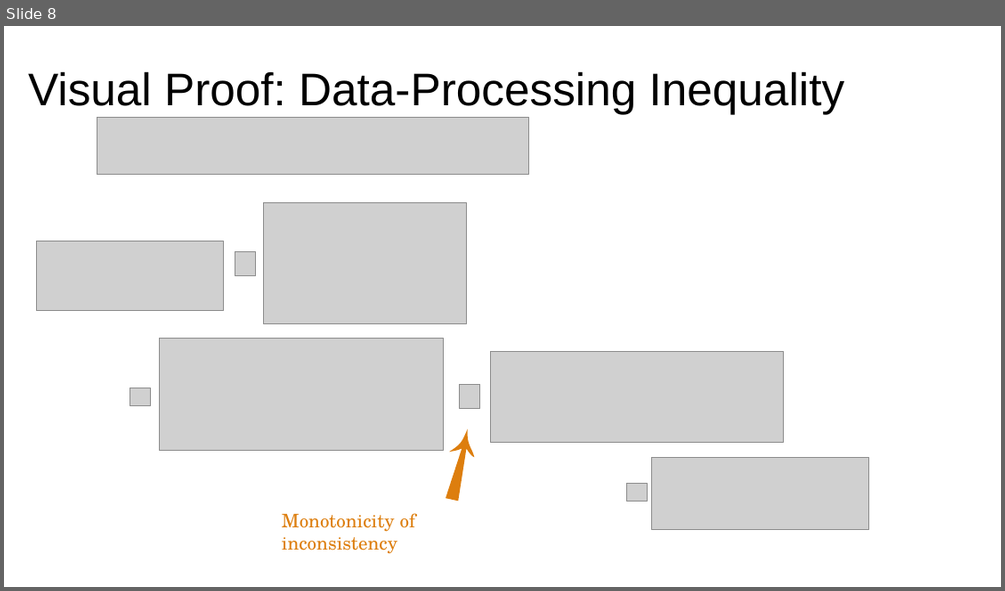
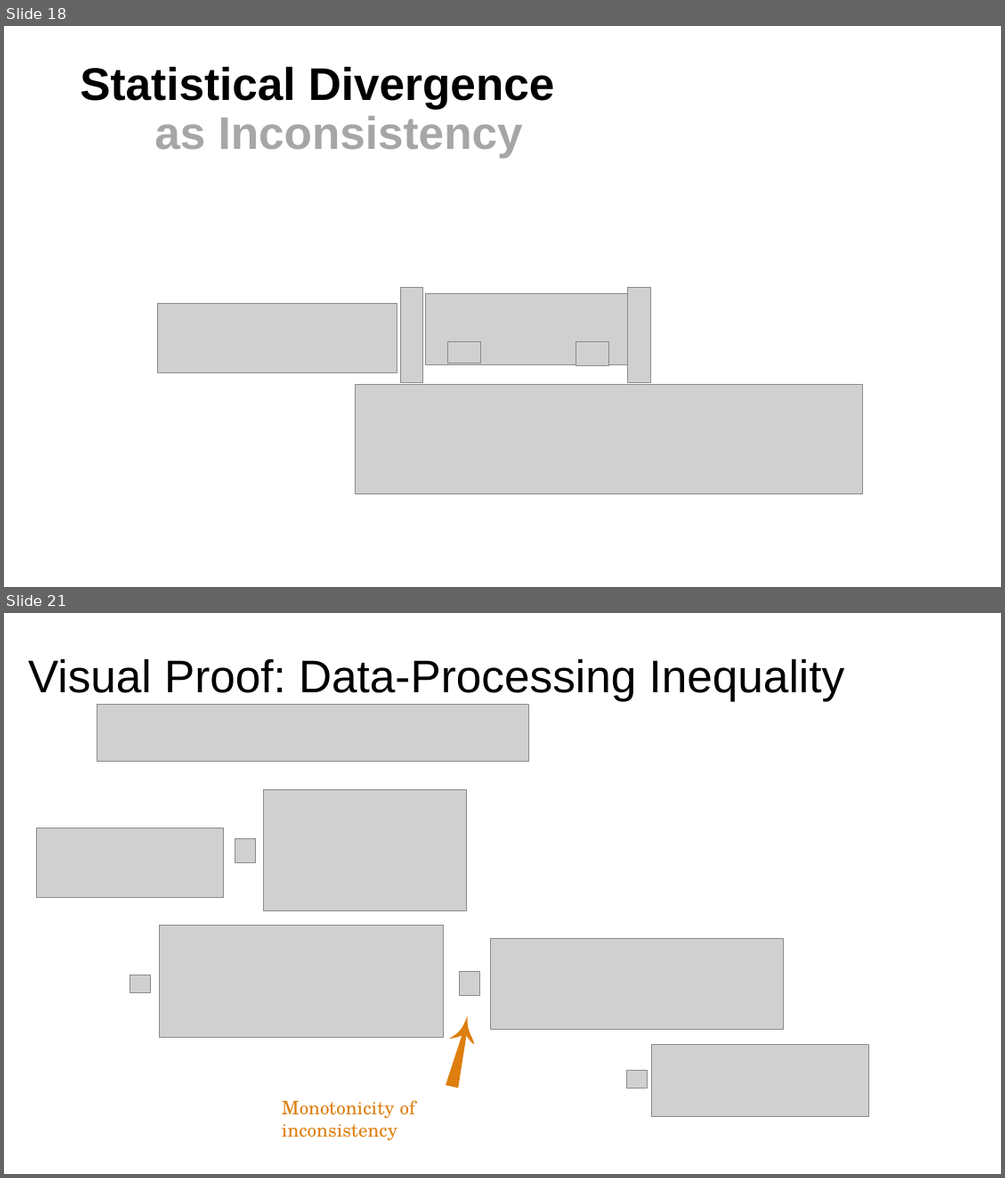
Before and after one commit to orichardson/pdg-expts, a slide deck: present/AISTATS-2022/one-true-loss.pptx. Shown one above the other, each under a label of ours: slide 8 before the commit, slides 18 and 21 after it; the slides between them are not shown. The pictures are 1005x591 and 1005x1178 pixels, drawn with LibreOffice and Linux fonts; fonts in the diff are those of the drawing; grey boxes stand for pictures. Boxes give left, top, right and bottom in pixels: in the first picture for what was removed or moved away, otherwise in the second. Text is boxed around its words. In the diff, an @@ line names an element or a change of style, - is before the commit and + after.

```diff
--- a/present/AISTATS-2022/one-true-loss.pptx
+++ b/present/AISTATS-2022/one-true-loss.pptx
@@ slide 18 added at [4, 26, 1001, 587], background #FFFFFF @@
@@ title added at [80, 66, 555, 158], 44 pt, text #000000, bold @@
+Statistical Divergence
+as Inconsistency
@@ picture added at [400, 288, 423, 383] @@
@@ picture added at [628, 288, 650, 383] @@
@@ picture added at [157, 304, 397, 373] @@
@@ picture added at [426, 294, 628, 365] @@
@@ picture added at [448, 342, 480, 363] @@
@@ picture added at [575, 342, 609, 366] @@
@@ picture added at [355, 385, 863, 494] @@
@@ what was slide 8 is now slide 21 @@
```
Also in this commit, not shown: 4 slides changed, 18 other slides added, 3 slides removed, 2 other files.
